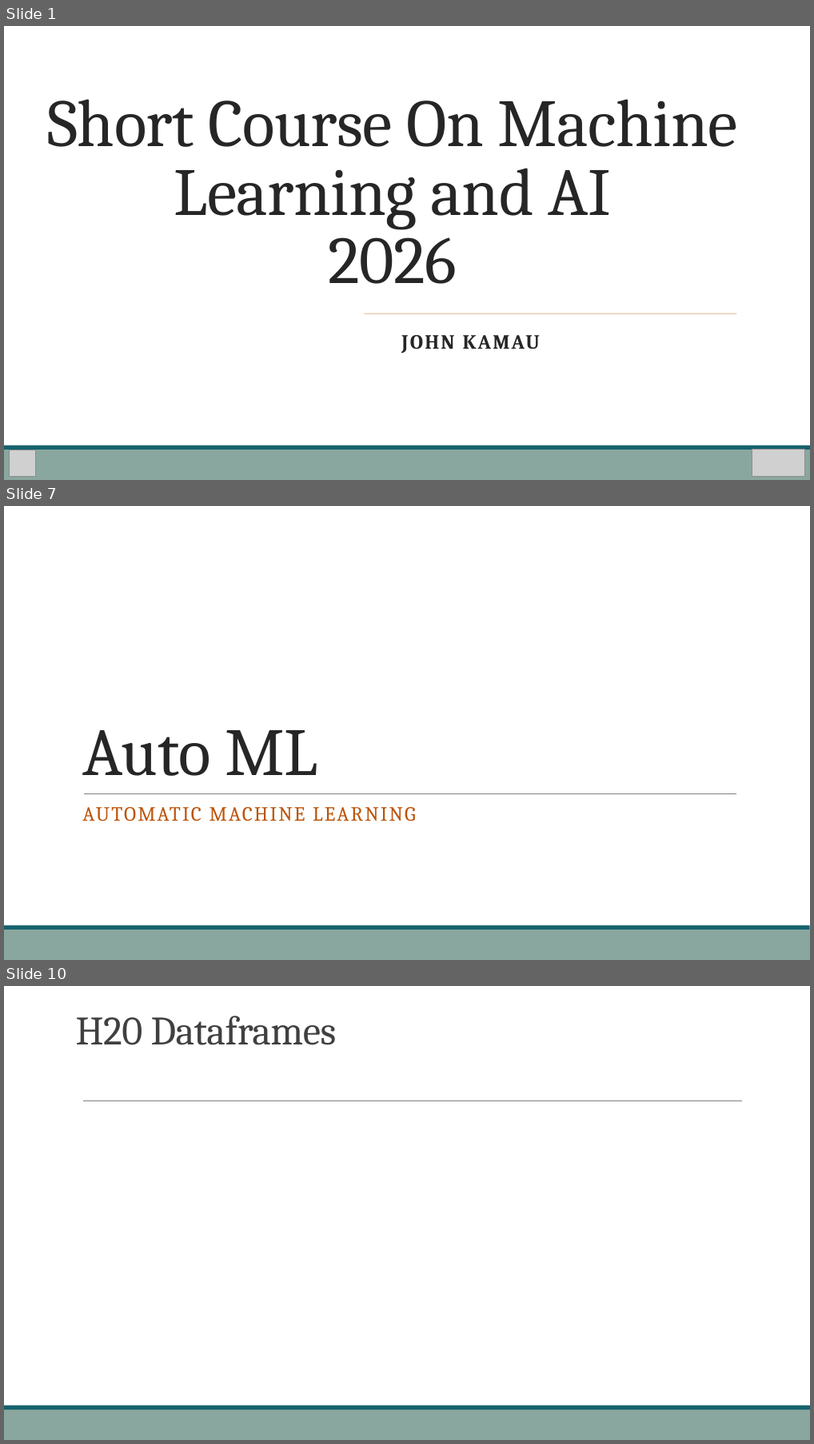
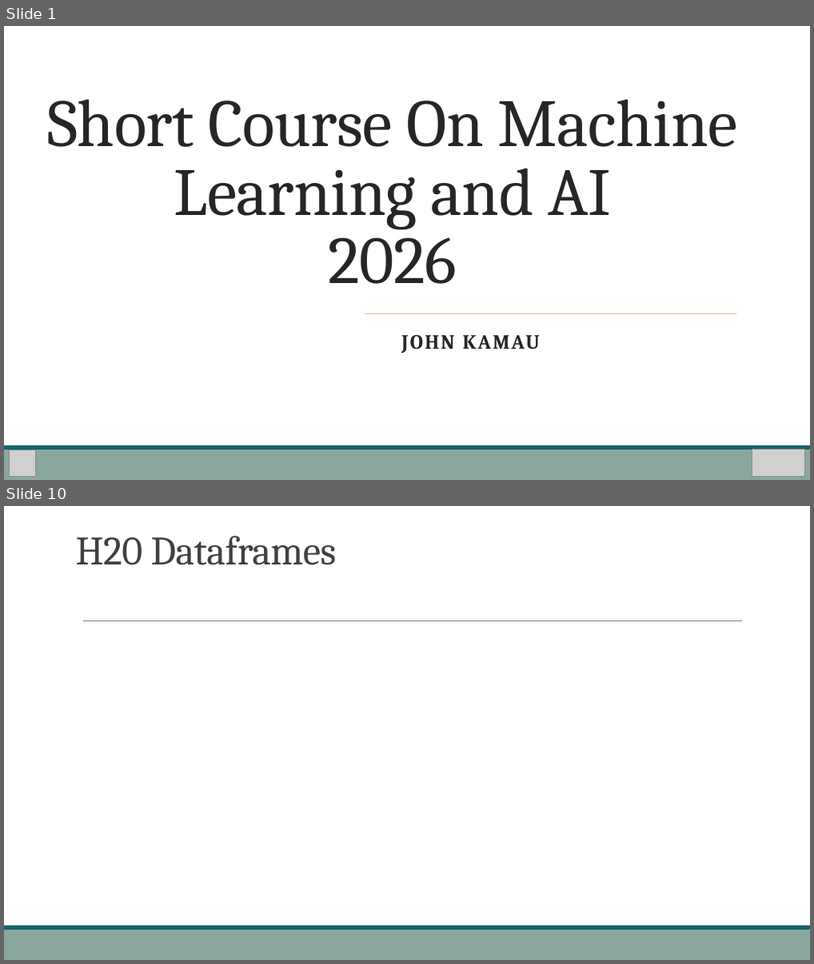
Before and after one commit to Stemical/AI-ML-Workshop-2026, a slide deck: AI Workshop Day2.pptx. Shown one above the other, each under a label of ours: slides 1, 7 and 10 before the commit, slides 1 and 10 after it; the slides between them are not shown. The pictures are 814x1444 and 814x964 pixels, drawn with LibreOffice and Linux fonts; fonts in the diff are those of the drawing; grey boxes stand for pictures. Boxes give left, top, right and bottom in pixels: in the first picture for what was removed or moved away, otherwise in the second. Text is boxed around its words. In the diff, an @@ line names an element or a change of style, - is before the commit and + after.

```diff
--- a/AI Workshop Day2.pptx
+++ b/AI Workshop Day2.pptx
@@ slide 7 removed at (4, 506, 810, 960), background #FFFFFF; not listed: 2 template elements that a slide beside it also shows @@
@@ title removed at (82, 730, 318, 776) @@
-Auto ML
@@ line removed from (84, 793) to (738, 793) @@
@@ text removed at (82, 807, 415, 820) @@
-AUTOMATIC MACHINE LEARNING
```
Also in this commit, not shown: 1 slide changed, 8 slides added, 7 other slides removed, 8 other files.
